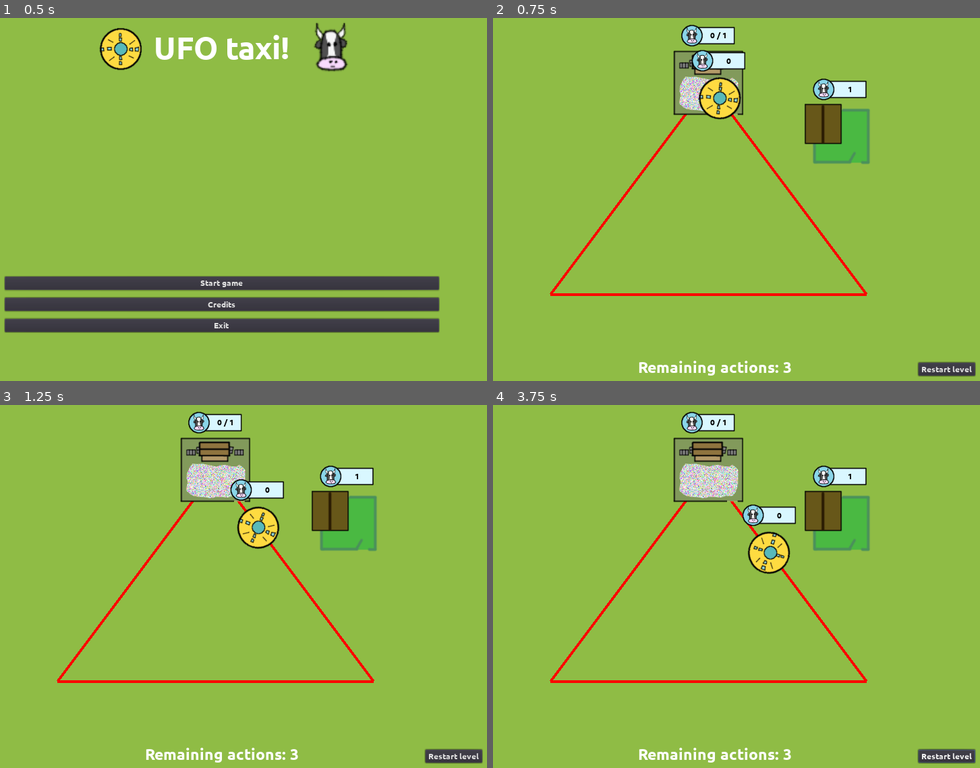
Above: before the commit, frames 1-4 (two rows, left to right).
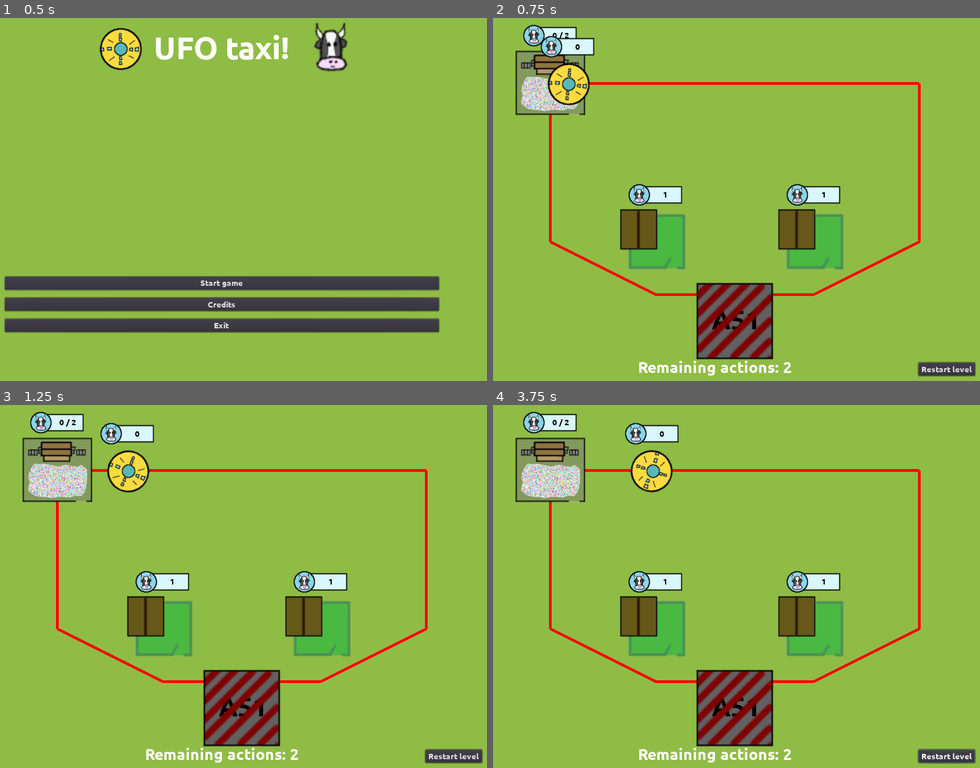
Above: after the commit, the same moments.

Repository: moisesjbc/ufo-taxi
Game: Godot game, scene res://menus/main_menu/main_menu.tscn
Two runs of this game, one before a commit and one after it. Both use one fixed random seed, a clock stepped at 60 frames per second and the inputs below.
Inputs (mouse positions are in pixels of both pictures, inside the frame that each line leads up to):
- Up to frame 1 (0.5 s): no input
- Up to frame 2 (0.75 s): click "Start game" at 0.5 s
- Up to frame 3 (1.25 s): no input
- Up to frame 4 (3.75 s): click "Restart level" at 1.25 s; click "Restart level" at 2 s; click "Restart level" at 2.75 s; move the mouse to (833, 546) at 3.52 s; click (833, 546) at 3.67 s

Frame 1 is identical in both runs. In frame 2, 20% of the frame differs, in the area x 4-88%, y 1-98%; in frame 3, 22%; in frame 4, 22%.

Commit message:
Added dummy area 51

Diff:
--- /dev/null
+++ b/godot-project/gameplay/area_51/area_51.tscn
@@ -0,0 +1,14 @@
+[gd_scene load_steps=3 format=2]
+
+[ext_resource path="res://gameplay/area_51/area_51.png" type="Texture" id=1]
+
+[sub_resource type="RectangleShape2D" id=1]
+extents = Vector2( 71.3339, 70.7704 )
+
+[node name="area_51" type="Area2D"]
+
+[node name="sprite" type="Sprite" parent="."]
+texture = ExtResource( 1 )
+
+[node name="collision_shape" type="CollisionShape2D" parent="."]
+shape = SubResource( 1 )
--- a/godot-project/gameplay/main/levels/0.gd
+++ b/godot-project/gameplay/main/levels/0.gd
@@ -13,3 +13,5 @@
 
 # null = Unlimited actions
 var n_remaining_actions = null
+
+var area_51_positions = []
--- a/godot-project/gameplay/main/levels/1.gd
+++ b/godot-project/gameplay/main/levels/1.gd
@@ -12,3 +12,5 @@
 
 # null = Unlimited actions
 var n_remaining_actions = null
+
+var area_51_positions = []
--- a/godot-project/gameplay/main/levels/2.gd
+++ b/godot-project/gameplay/main/levels/2.gd
@@ -18,3 +18,5 @@
 
 # null = Unlimited actions
 var n_remaining_actions = 2
+
+var area_51_positions = []
--- a/godot-project/gameplay/main/levels/3.gd
+++ b/godot-project/gameplay/main/levels/3.gd
@@ -1,13 +1,21 @@
 extends Node2D
 
 var railtrack_nodes = [
-	Vector2(500, 200),
-	Vector2(800, 600),
-	Vector2(200, 600)
+	Vector2(200, 200),
+	Vector2(900, 200),
+	Vector2(900, 500),
+	Vector2(700, 600),
+	Vector2(400, 600),
+	Vector2(200, 500)
 ]
 
 var pickup_area_positions = [
-	Vector2(750, 300)
+	Vector2(700, 500),
+	Vector2(400, 500)
 ]
 
-var n_remaining_actions = 3
+var n_remaining_actions = 2
+
+var area_51_positions = [
+	Vector2(550, 650)
+]
--- a/godot-project/gameplay/main/main.gd
+++ b/godot-project/gameplay/main/main.gd
@@ -4,6 +4,7 @@
 
 var current_level = null
 onready var pickup_area_scene = preload("res://gameplay/pickup_area/pickup_area.tscn")
+onready var area_51_scene = preload("res://gameplay/area_51/area_51.tscn")
 
 
 func _ready():
@@ -24,16 +25,11 @@
 
 	current_level = $levels.get_node(str(level_index))
 	$railtrack.reset(current_level.railtrack_nodes, current_level.n_remaining_actions)
-	$destination_area.reset($railtrack, 1)
+	$destination_area.reset($railtrack, len(current_level.pickup_area_positions))
 	$gui/remaining_actions_label.visible = (current_level.n_remaining_actions != null)
 
-	for pickup_area in $pickup_areas.get_children():
-		pickup_area.queue_free()
-
-	for pickup_area_position in current_level.pickup_area_positions:
-		var pickup_area = pickup_area_scene.instance()
-		$pickup_areas.add_child(pickup_area)
-		pickup_area.global_position = pickup_area_position
+	instantiate_areas($pickup_areas, current_level.pickup_area_positions, pickup_area_scene)
+	instantiate_areas($area_51_areas, current_level.area_51_positions, area_51_scene)
 
 	for child in current_level.get_children():
 		child.visible = true
@@ -41,6 +37,15 @@
 	if current_level.has_method('start'):
 		current_level.start()
 
+
+func instantiate_areas(parent_node, positions, scene):
+	for area in parent_node.get_children():
+		area.queue_free()
+
+	for position in positions:
+		var area = scene.instance()
+		parent_node.add_child(area)
+		area.global_position = position
 
 func next_level():
 	if current_level != null and $levels.get_node(str(int(current_level.name) + 1)):
--- a/godot-project/gameplay/main/main.tscn
+++ b/godot-project/gameplay/main/main.tscn
@@ -161,6 +161,8 @@
 
 [node name="pickup_areas" type="Node2D" parent="."]
 
+[node name="area_51_areas" type="Node2D" parent="."]
+
 [node name="gui" type="Node" parent="."]
 
 [node name="level_win_menu" parent="gui" instance=ExtResource( 7 )]
Binary file added: godot-project/gameplay/area_51/area_51.png
Not shown, added: godot-project/gameplay/area_51/area_51.png.import
Not shown, added: design/area_51.xcf
